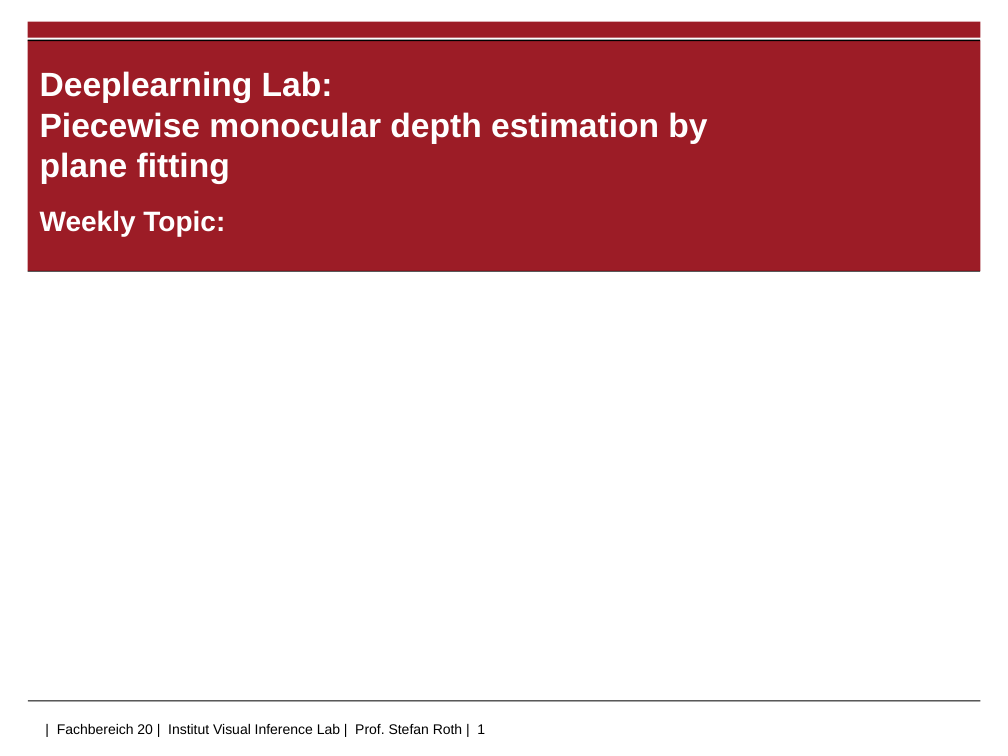
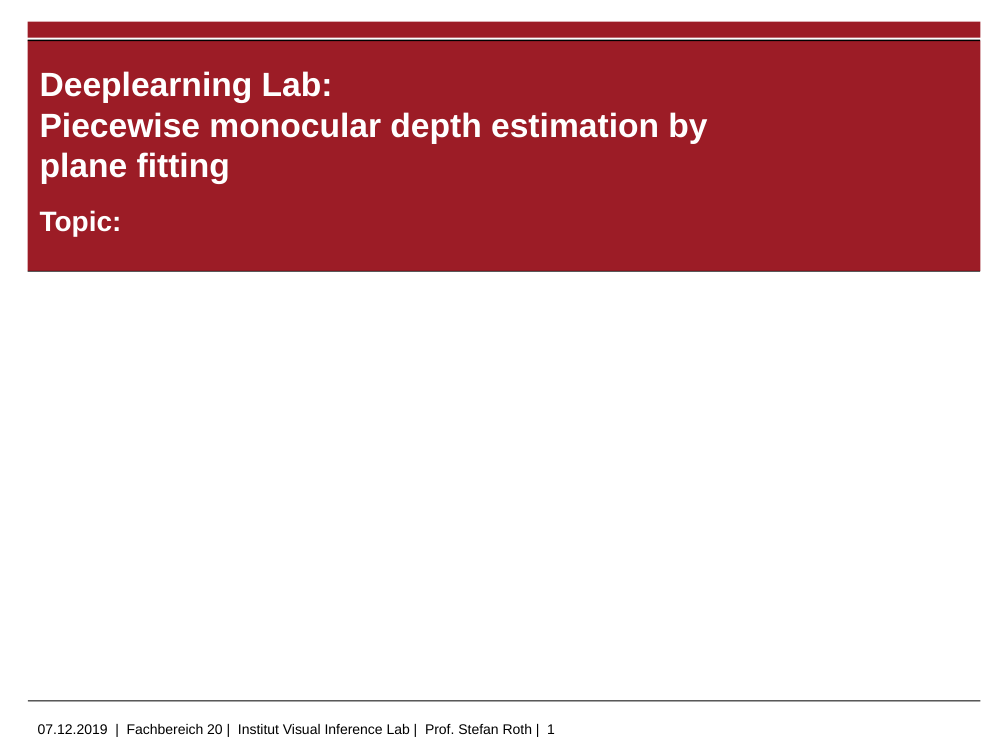
Before and after one commit to jhd-old/Deep-Learning-Lab, a slide deck: slide 1 of meetings/template/cv_lab_template.pptx. Drawn at 1008x756 pixels with LibreOffice and Linux fonts; fonts in the diff are those of the drawing; background and template pictures are left out. Boxes give left, top, right and bottom in pixels: in the first picture for what was removed or moved away, otherwise in the second. Text is boxed around its words. In the diff, an @@ line names an element or a change of style, - is before the commit and + after.

```diff
--- a/meetings/template/cv_lab_template.pptx
+++ b/meetings/template/cv_lab_template.pptx
@@ subtitle at bbox=[40, 210, 122, 236]: text changed @@
-Weekly Topic:
+Topic:
@@ text at bbox=[38, 724, 555, 734]: text changed @@
-| Fachbereich 20 | Institut Visual Inference Lab | Prof. Stefan Roth | 1
+07.12.2019 | Fachbereich 20 | Institut Visual Inference Lab | Prof. Stefan Roth | 1
```
Also in this commit, not shown: 3 other files.
